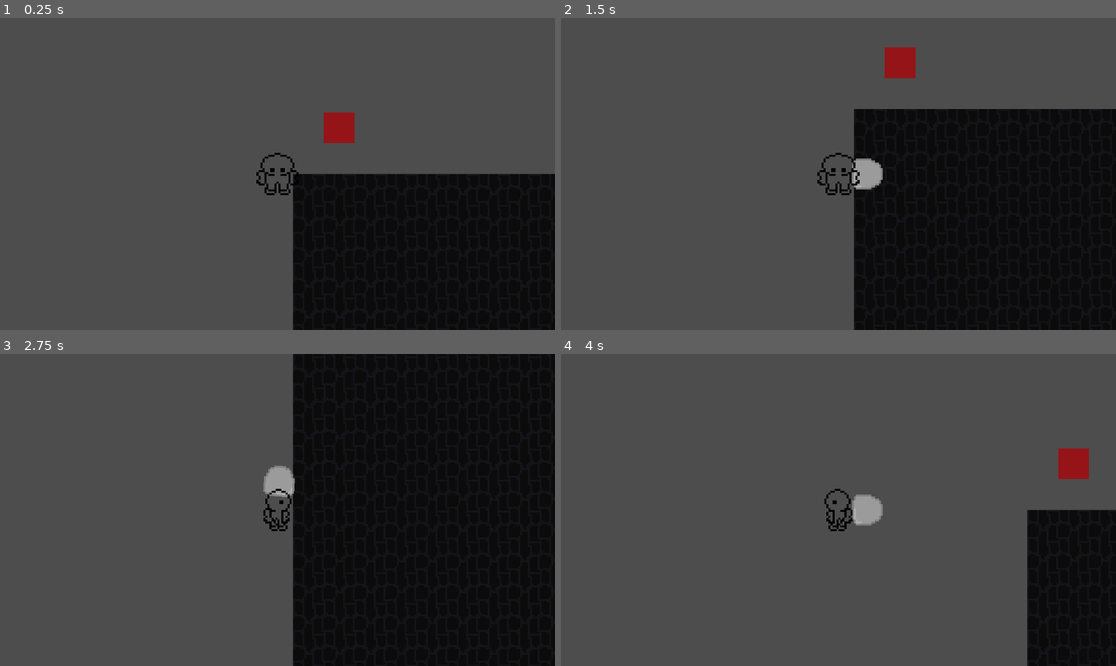
Above: before the commit, frames 1-4 (two rows, left to right).
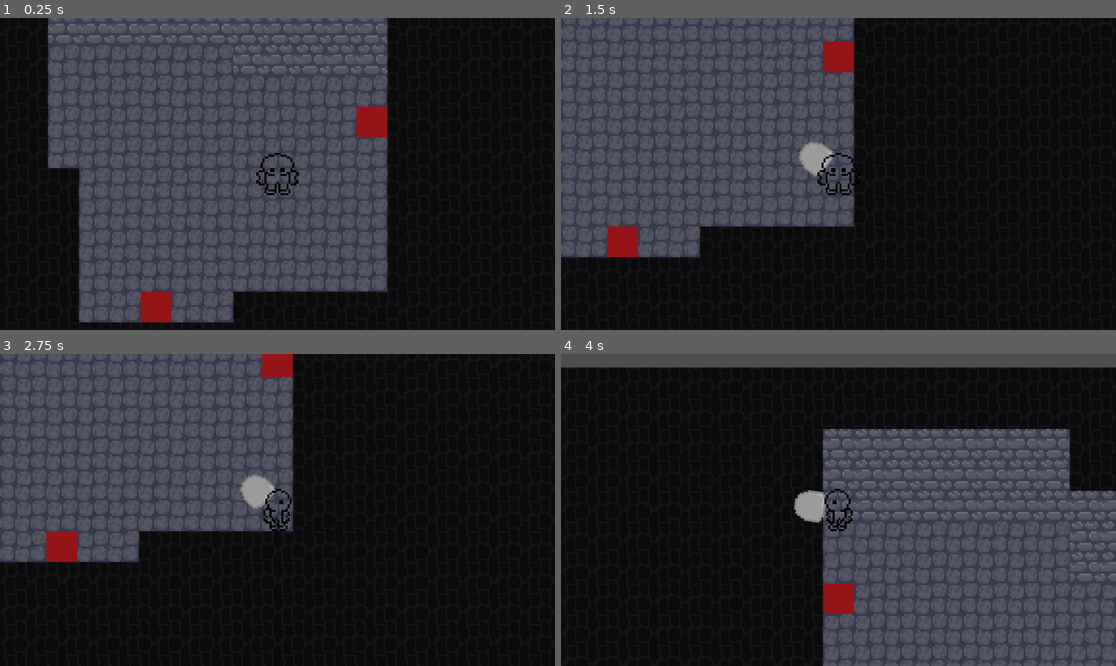
Above: after the commit, the same moments.

Repository: Egorenko/SpielOhneName
Game: Godot game, scene res://dungeon_map.tscn
The game is run twice, just before and just after one commit, with the same random seed, the same clock (stepped at 60 frames per second) and the same inputs. The project has no main scene, so this scene is started directly.
Inputs (mouse positions are in pixels of both pictures, inside the frame that each line leads up to):
- Up to frame 1 (0.25 s): no input
- Up to frame 2 (1.5 s): tap Enter at 0.5 s; move the mouse to (960, 158) at 0.52 s; hold D 0.53-1.28 s; hold Ctrl 0.53-1.28 s; click (960, 158) at 0.67 s; tap Space at 1.25 s; move the mouse to (727, 189) at 1.27 s; hold S from 1.28 s (still down); tap Shift at 1.35 s
- Up to frame 3 (2.75 s): tap Enter at 2 s; move the mouse to (333, 441) at 2.02 s; release S at 2.03 s; hold D from 2.03 s (still down); hold Ctrl from 2.03 s (still down)
- Up to frame 4 (4 s): tap Space at 2.75 s; move the mouse to (810, 572) at 2.77 s; release D at 2.78 s; release Ctrl at 2.78 s; hold W 2.78-3.53 s; tap Shift at 2.85 s; click (810, 572) at 2.92 s; move the mouse to (1005, 556) at 3.52 s; hold A from 3.53 s (still down); hold Ctrl from 3.53 s (still down)

The runs differ from the first frame. In frame 1, 40% of the frame differs, in the area x 0-100%, y 0-100%; in frame 2, 33%; in frame 3, 24%; in frame 4, 69%, in the area x 0-100%, y 4-100%.

Commit message:
made a pretty basic generation of a dungeon made up of random rooms. the doors dont work jet tho...

Diff:
--- a/spiel-ohne-name/dungeon_map.gd
+++ b/spiel-ohne-name/dungeon_map.gd
@@ -3,35 +3,143 @@
 @onready
 var Tilemap: TileMap = self;
 var teleport_tiles: Array[Vector4i] = [];
-var Structure_Dungeon_Room: TileMapPattern;
+var noise: FastNoiseLite;
+
+var min_room_size: Vector2i = Vector2i(3, 2);
+var grid_size: int = 10;
+var dungeon_size: Vector2i = Vector2i(5, 5);
+var room_propability_to_be_void: float = 0.25;
+var arrayWithDoorInformation = [];
+
 
 func _ready() -> void:
-	save_structure(Vector4i(0, 0, 11, 9), "");
-	var loaded_pattern_layer_0: TileMapPattern = ResourceLoader.load("res://structures/Structure_Dungeon_Room_1.0.tres")
-	#var loaded_pattern_layer_1: TileMapPattern = ResourceLoader.load("res://structures/Structure_House_3.1.tres")
-	for x in range(0, 25):
-		for y in range(0, 25):
-			Tilemap.set_cell(0, Vector2i(x, y), 0, Vector2i(3, 0), 0);
+	noise = init_SimplexNoise($"../player".SEED);
 
-	Tilemap.set_pattern(0, Vector2i(10, 10), loaded_pattern_layer_0);
+	for i in range(0, dungeon_size.x):
+		var arrayWithDoorInformationRow = []
+		for j in range(0, dungeon_size.y):
+			for x in range(grid_size * 3 * i, grid_size * 3 * (i + 1)): for y in range(grid_size * 3 * j, grid_size * 3 * (j + 1)):
+				Tilemap.set_cell(0, Vector2i(x, y), 0, Vector2i(3, 0), 0);
+			if (noise.get_noise_2d(i * 100, j * 100) <= (2 * room_propability_to_be_void) - 1):
+				continue;
 
 
-	teleport_tiles.append(Vector4i(1, -2, 18, -2));
-	teleport_tiles.append(Vector4i(18, -2, 1, -2));
+			var isRoomNextTo: Array[bool] = [false, false, false, false]; # up, right, down, left
+			isRoomNextTo[0] = noise.get_noise_2d((i + 0) * 100, (j - 1) * 100) > (2 * room_propability_to_be_void) - 1
+			if (j <= 0): isRoomNextTo[0] = false;
+			isRoomNextTo[1] = noise.get_noise_2d((i + 1) * 100, (j - 0) * 100) > (2 * room_propability_to_be_void) - 1
+			if (i >= dungeon_size.x - 1): isRoomNextTo[1] = false;
+			isRoomNextTo[2] = noise.get_noise_2d((i + 0) * 100, (j + 1) * 100) > (2 * room_propability_to_be_void) - 1
+			if (j >= dungeon_size.y - 1): isRoomNextTo[2] = false;
+			isRoomNextTo[3] = noise.get_noise_2d((i - 1) * 100, (j - 0) * 100) > (2 * room_propability_to_be_void) - 1
+			if (i <= 0): isRoomNextTo[3] = false;
+			var teleporters_doors: Array[Vector2i]; # saves the position of all four doors
+			teleporters_doors.resize(4);
 
 
+			var a = noise.get_noise_3d((3 * i + 0) * 153, (3 * j + 1) * 153, 0);
+			var b = noise.get_noise_3d((3 * i + 0) * 153, (3 * j + 1) * 153, 421);
+			var roomSizeAtPos: Vector2i = Vector2i(min_room_size.x + (a + 1) * 0.5 * (grid_size - min_room_size.x), min_room_size.y + (b + 1) * 0.5 * (grid_size - min_room_size.y));
+			for x in range(grid_size - roomSizeAtPos.x + i * grid_size * 3, grid_size + i * grid_size * 3): for y in range(grid_size + j * grid_size * 3, grid_size + j * grid_size * 3 + roomSizeAtPos.y):
+				Tilemap.set_cell(0, Vector2i(x, y), 0, Vector2i(1, 0), 0);
+			for x in range(grid_size - roomSizeAtPos.x + i * grid_size * 3, grid_size + i * grid_size * 3): for y in range(grid_size - 3 + j * grid_size * 3, grid_size + j * grid_size * 3):
+				Tilemap.set_cell(0, Vector2i(x, y), 0, Vector2i(0, 0), 0);
+			#place tile for door to room below
+			if (noise.get_noise_3d((3 * i + 0) * 153, (3 * j + 1) * 153, 421) >= noise.get_noise_3d((3 * i + 1) * 153, (3 * j + 1) * 153, 421)):
+				if (isRoomNextTo[2]):
+					teleporters_doors[2] = Vector2i(grid_size - roomSizeAtPos.x * 0.5 + i * grid_size * 3, grid_size + j * grid_size * 3 + roomSizeAtPos.y - 1);
+					Tilemap.set_cell(0, teleporters_doors[2], 0, Vector2i(4, 0), 0);
+			#place tile for doot to room on the left
+			if (noise.get_noise_3d((3 * i + 0) * 153, (3 * j + 1) * 153, 0) >= noise.get_noise_3d((3 * i + 0) * 153, (3 * j + 0) * 153, 0)):
+				if (isRoomNextTo[3]):
+					teleporters_doors[3] = Vector2i(grid_size - roomSizeAtPos.x + i * grid_size * 3, grid_size + j * grid_size * 3 + roomSizeAtPos.y * 0.5);
+					Tilemap.set_cell(0, teleporters_doors[3], 0, Vector2i(4, 0), 0);
+
+
+			a = noise.get_noise_3d((3 * i + 1) * 153, (3 * j + 1) * 153, 0);
+			b = noise.get_noise_3d((3 * i + 1) * 153, (3 * j + 1) * 153, 421);
+			roomSizeAtPos = Vector2i(min_room_size.x + (a + 1) * 0.5 * (grid_size - min_room_size.x), min_room_size.y + (b + 1) * 0.5 * (grid_size - min_room_size.y));
+			for x in range(grid_size + i * grid_size * 3, grid_size + i * grid_size * 3 + roomSizeAtPos.x): for y in range(grid_size + j * grid_size * 3, grid_size + j * grid_size * 3 + roomSizeAtPos.y):
+				Tilemap.set_cell(0, Vector2i(x, y), 0, Vector2i(1, 0), 0);
+			for x in range(grid_size + i * grid_size * 3, grid_size + i * grid_size * 3 + roomSizeAtPos.x): for y in range(grid_size - 3 + j * grid_size * 3, grid_size + j * grid_size * 3):
+				Tilemap.set_cell(0, Vector2i(x, y), 0, Vector2i(0, 0), 0);
+			#place tile for doot to room below
+			if (noise.get_noise_3d((3 * i + 0) * 153, (3 * j + 1) * 153, 421) < noise.get_noise_3d((3 * i + 1) * 153, (3 * j + 1) * 153, 421)):
+				if (isRoomNextTo[2]):
+					teleporters_doors[2] = Vector2i(grid_size + i * grid_size * 3 + roomSizeAtPos.x * 0.5, grid_size + j * grid_size * 3 + roomSizeAtPos.y - 1)
+					Tilemap.set_cell(0, teleporters_doors[2], 0, Vector2i(4, 0), 0);
+			#places tile for door to room on the right
+			if (noise.get_noise_3d((3 * i + 1) * 153, (3 * j + 1) * 153, 0) >= noise.get_noise_3d((3 * i + 1) * 153, (3 * j + 0) * 153, 0)):
+				if (isRoomNextTo[1]):
+					teleporters_doors[1] =  Vector2i(grid_size + roomSizeAtPos.x + i * grid_size * 3 - 1, grid_size + j * grid_size * 3 + roomSizeAtPos.y * 0.5);
+					Tilemap.set_cell(0, teleporters_doors[1], 0, Vector2i(4, 0), 0);
+
+
+
+
+
+			a = noise.get_noise_3d((3 * i + 0) * 153, (3 * j + 0) * 153, 0);
+			b = noise.get_noise_3d((3 * i + 0) * 153, (3 * j + 0) * 153, 421);
+			roomSizeAtPos = Vector2i(min_room_size.x + (a + 1) * 0.5 * (grid_size - min_room_size.x), min_room_size.y + (b + 1) * 0.5 * (grid_size - min_room_size.y - 3));
+			for x in range(grid_size - roomSizeAtPos.x + i * grid_size * 3, grid_size + i * grid_size * 3): for y in range(grid_size - roomSizeAtPos.y + j * grid_size * 3, grid_size + j * grid_size * 3):
+				Tilemap.set_cell(0, Vector2i(x, y), 0, Vector2i(1, 0), 0);
+			for x in range(grid_size - roomSizeAtPos.x + i * grid_size * 3, grid_size + i * grid_size * 3): for y in range(grid_size - roomSizeAtPos.y - 3 + j * grid_size * 3, grid_size - roomSizeAtPos.y + j * grid_size * 3):
+				Tilemap.set_cell(0, Vector2i(x, y), 0, Vector2i(0, 0), 0);
+			#places tile for room above
+			if (noise.get_noise_3d((3 * i + 0) * 153, (3 * j + 0) * 153, 421) >= noise.get_noise_3d((3 * i + 1) * 153, (3 * j + 0) * 153, 421)):
+				if (isRoomNextTo[0]):
+					teleporters_doors[0] = Vector2i(grid_size - roomSizeAtPos.x * 0.5 + i * grid_size * 3, grid_size - roomSizeAtPos.y + j * grid_size * 3);
+					Tilemap.set_cell(0, teleporters_doors[0], 0, Vector2i(4, 0), 0);
+			#places tile for room to the left
+			if (noise.get_noise_3d((3 * i + 0) * 153, (3 * j + 1) * 153, 0) < noise.get_noise_3d((3 * i + 0) * 153, (3 * j + 0) * 153, 0)):
+				if (isRoomNextTo[3]):
+					teleporters_doors[3] = Vector2i(grid_size - roomSizeAtPos.x + i * grid_size * 3, grid_size + j * grid_size * 3 - roomSizeAtPos.y * 0.5);
+					Tilemap.set_cell(0, teleporters_doors[3], 0, Vector2i(4, 0), 0);
+
+			a = noise.get_noise_3d((3 * i + 1) * 153, (3 * j + 0) * 153, 0);
+			b = noise.get_noise_3d((3 * i + 1) * 153, (3 * j + 0) * 153, 421);
+			roomSizeAtPos = Vector2i(min_room_size.x + (a + 1) * 0.5 * (grid_size - min_room_size.x), min_room_size.y + (b + 1) * 0.5 * (grid_size - min_room_size.y - 3));
+			for x in range(grid_size + i * grid_size * 3, grid_size + i * grid_size * 3 + roomSizeAtPos.x): for y in range(grid_size - roomSizeAtPos.y + j * grid_size * 3, grid_size + j * grid_size * 3):
+				Tilemap.set_cell(0, Vector2i(x, y), 0, Vector2i(1, 0), 0);
+			for x in range(grid_size + i * grid_size * 3, grid_size + i * grid_size * 3 + roomSizeAtPos.x): for y in range(grid_size - roomSizeAtPos.y - 3 + j * grid_size * 3, grid_size - roomSizeAtPos.y + j * grid_size * 3):
+				Tilemap.set_cell(0, Vector2i(x, y), 0, Vector2i(0, 0), 0);
+			#places tile for room above
+			if (noise.get_noise_3d((3 * i + 0) * 153, (3 * j + 0) * 153, 421) < noise.get_noise_3d((3 * i + 1) * 153, (3 * j + 0) * 153, 421)):
+				if (isRoomNextTo[0]):
+					teleporters_doors[0] = Vector2i(grid_size + i * grid_size * 3 + roomSizeAtPos.x * 0.5, grid_size - roomSizeAtPos.y + j * grid_size * 3);
+					Tilemap.set_cell(0, teleporters_doors[0], 0, Vector2i(4, 0), 0);
+			#places tile for room to the right
+			if (noise.get_noise_3d((3 * i + 1) * 153, (3 * j + 1) * 153, 0) < noise.get_noise_3d((3 * i + 1) * 153, (3 * j + 0) * 153, 0)):
+				if (isRoomNextTo[1]):
+					teleporters_doors[1] = Vector2i(grid_size + roomSizeAtPos.x + i * grid_size * 3 - 1, grid_size + j * grid_size * 3 - roomSizeAtPos.y * 0.5);
+					Tilemap.set_cell(0, teleporters_doors[1], 0, Vector2i(4, 0), 0);
+
+			arrayWithDoorInformationRow.append(teleporters_doors);
+		arrayWithDoorInformation.append(arrayWithDoorInformationRow);
+
+	for x in range(0, dungeon_size.x - 1):
+		for y in range(0, dungeon_size.y - 1):
+			if (arrayWithDoorInformation[x][y][0] != Vector2i(0, 0)):
+					teleport_tiles.append(Vector4i(arrayWithDoorInformation[x][y][0].x, arrayWithDoorInformation[x][y][0].y, arrayWithDoorInformation[x][y - 1][2].x, arrayWithDoorInformation[x][y - 1][2].y));
+			if (arrayWithDoorInformation[x][y][1] != Vector2i(0, 0)):
+					teleport_tiles.append(Vector4i(arrayWithDoorInformation[x][y][1].x, arrayWithDoorInformation[x][y][1].y, arrayWithDoorInformation[x + 1][y][3].x, arrayWithDoorInformation[x + 1][y][3].y));
+			if (arrayWithDoorInformation[x][y][2] != Vector2i(0, 0)):
+					teleport_tiles.append(Vector4i(arrayWithDoorInformation[x][y][2].x, arrayWithDoorInformation[x][y][2].y, arrayWithDoorInformation[x][y + 1][0].x, arrayWithDoorInformation[x][y + 1][0].y));
+			if (arrayWithDoorInformation[x][y][3] != Vector2i(0, 0)):
+					teleport_tiles.append(Vector4i(arrayWithDoorInformation[x][y][3].x, arrayWithDoorInformation[x][y][3].y, arrayWithDoorInformation[x - 1][y][1].x, arrayWithDoorInformation[x - 1][y][1].y));
+
+	print("W")
 
 
 
 func _process(delta: float) -> void:
 	pass;
 
-func save_structure(rect: Vector4i, path: String)-> void:
-	var posarray = [];
-	for i in range(rect[0], rect[0] + rect[2]):
-		for j in range(rect[1], rect[1] + rect[3]):
-			posarray.append(Vector2i(i, j));
-	Structure_Dungeon_Room = Tilemap.get_pattern(0, posarray);
-	ResourceSaver.save(Structure_Dungeon_Room, "res://structures/Structure_Dungeon_Room_1.0.tres");
-	#Structure_Dungeon_Room = Tilemap.get_pattern(1, posarray);
-	#ResourceSaver.save(Structure_Dungeon_Room, "res://structures/Structure_Dungeon_Room_1.1.tres");
+func init_SimplexNoise(Seed: int)-> FastNoiseLite:
+	var Noise = FastNoiseLite.new();
+	Noise.noise_type = FastNoiseLite.TYPE_SIMPLEX;
+	Noise.seed = Seed;
+	Noise.frequency = 0.05;
+	Noise.fractal_type = FastNoiseLite.FRACTAL_FBM;
+	Noise.fractal_octaves = 5;
+	return Noise;
--- a/spiel-ohne-name/dungeon_map.tscn
+++ b/spiel-ohne-name/dungeon_map.tscn
@@ -29,8 +29,9 @@
 [node name="TileMap" type="TileMap" parent="."]
 tile_set = SubResource("TileSet_lv76w")
 format = 2
-layer_0/tile_data = PackedInt32Array(0, 196608, 0, 65536, 19 …(2916 unchanged characters)…  0, 589824, 196608, 0, 524288, 196608, 0, -131071, 262144, 0, -131054, 262144, 0)
+layer_0/tile_data = PackedInt32Array(0, 196608, 0, 65536, 19 …(2916 unchanged characters)…  0, 589824, 196608, 0, 524288, 196608, 0)
 layer_1/name = "Layer1"
 script = ExtResource("1_lv76w")
 
 [node name="player" parent="." instance=ExtResource("2_nolvg")]
+position = Vector2(183, 163)
--- a/spiel-ohne-name/player_test.gd
+++ b/spiel-ohne-name/player_test.gd
@@ -5,6 +5,7 @@
 
 var change = true
 var can_teleport: bool = true;
+var SEED: int = 1245212312421;
 
 var offset:float = 15.0
 var offsetV:Vector2 = Vector2(offset, 0.0)
--- a/spiel-ohne-name/tile_map.gd
+++ b/spiel-ohne-name/tile_map.gd
@@ -13,13 +13,7 @@
 	var loaded_pattern_layer_1: TileMapPattern = ResourceLoader.load("res://structures/Structure_House_3.1.tres")
 
 
-	randomize();
-	noise = FastNoiseLite.new();
-	noise.noise_type = FastNoiseLite.TYPE_SIMPLEX;
-	noise.seed = randi();
-	noise.frequency = 0.05;
-	noise.fractal_type = FastNoiseLite.FRACTAL_FBM;
-	noise.fractal_octaves = 5;
+	noise = init_SimplexNoise($"../player".SEED);
 
 	#Tilemap.set_cell(0, Vector2i(randi() % 50 - 25, randi() % 50 - 25), 1, GrassTile, 0);
 
@@ -69,3 +63,12 @@
 	ResourceSaver.save(Structure_House, "res://structures/Structure_House_3.0.tres");
 	Structure_House = Tilemap.get_pattern(1, posarray);
 	ResourceSaver.save(Structure_House, "res://structures/Structure_House_3.1.tres");
+
+func init_SimplexNoise(Seed: int)-> FastNoiseLite:
+	var Noise = FastNoiseLite.new();
+	Noise.noise_type = FastNoiseLite.TYPE_SIMPLEX;
+	Noise.seed = Seed;
+	Noise.frequency = 0.05;
+	Noise.fractal_type = FastNoiseLite.FRACTAL_FBM;
+	Noise.fractal_octaves = 5;
+	return Noise;
